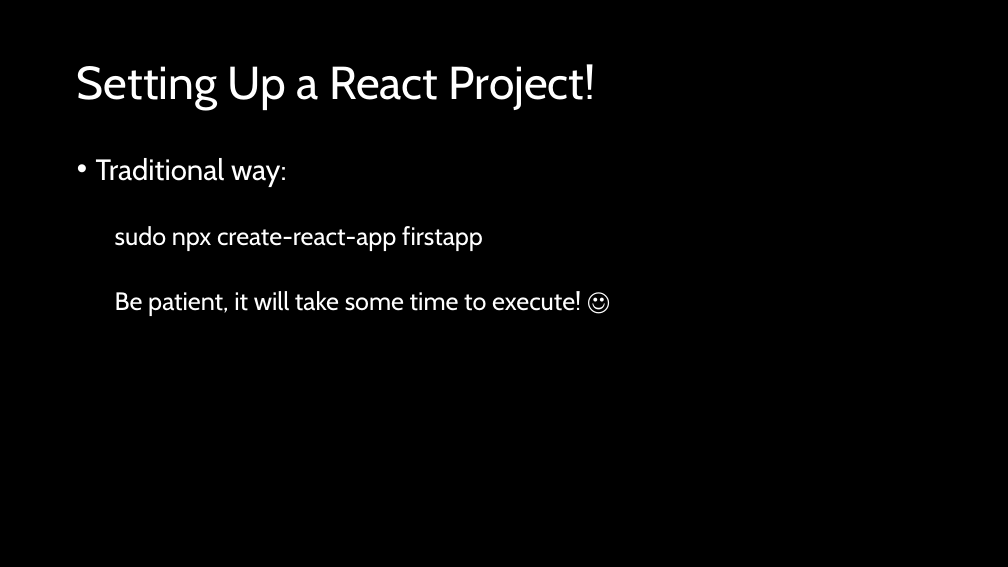
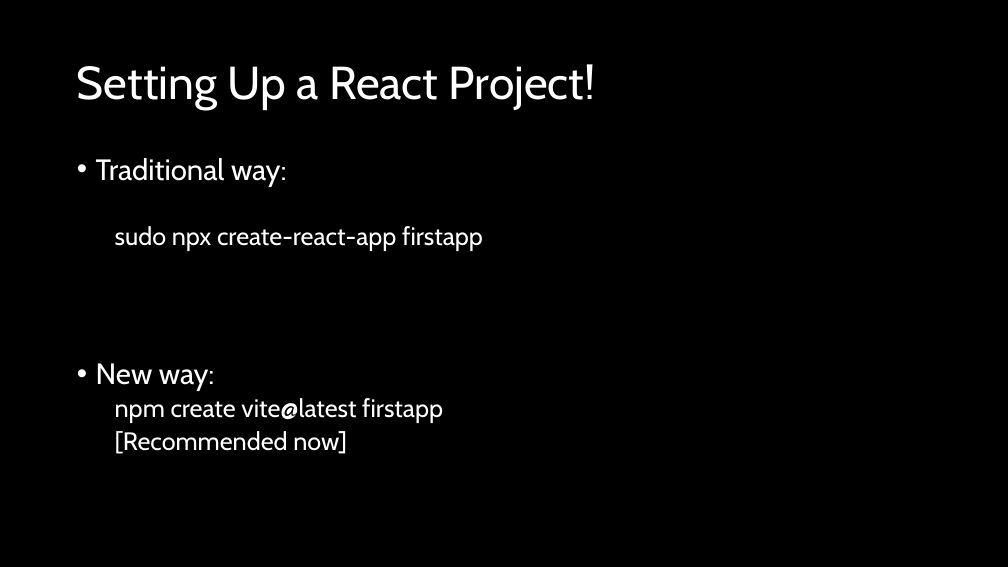
Before and after one commit to natiquekeyin/fall2024, a slide deck: slide 6 of JavaScript/Week10/Week10.pptx. Drawn at 1008x567 pixels with LibreOffice and Linux fonts; fonts in the diff are those of the drawing. Boxes give left, top, right and bottom in pixels: in the first picture for what was removed or moved away, otherwise in the second. Text is boxed around its words. In the diff, an @@ line names an element or a change of style, - is before the commit and + after.

Commit message:
reactStarted

```diff
--- a/JavaScript/Week10/Week10.pptx
+++ b/JavaScript/Week10/Week10.pptx
@@ text at [96,363,443,454]: text changed @@
-  Be patient, it will take some time to execute! ☺
+• New way:
+  npm create vite@latest firstapp
+  [Recommended now]
```
Also in this commit, not shown: 3 other slides changed, 16 other files.
